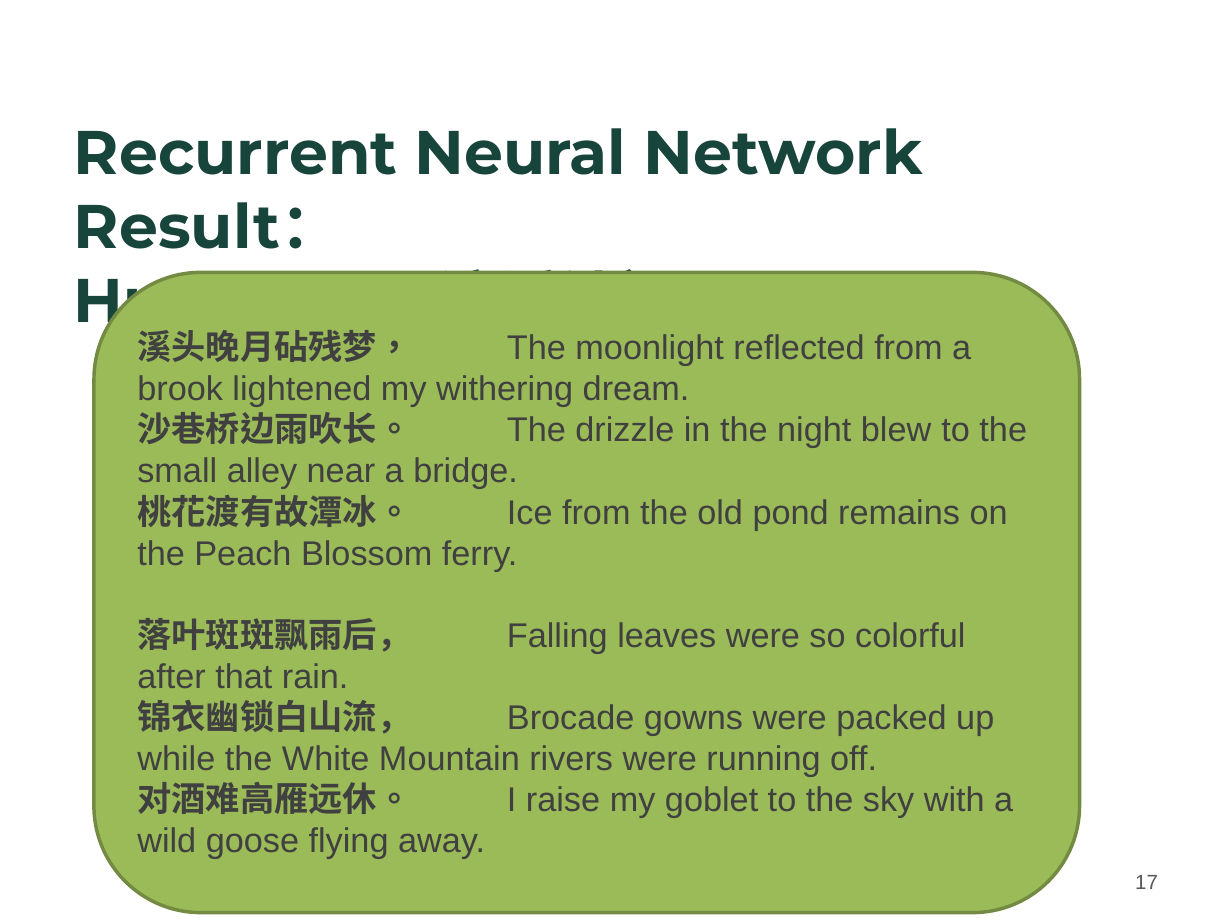
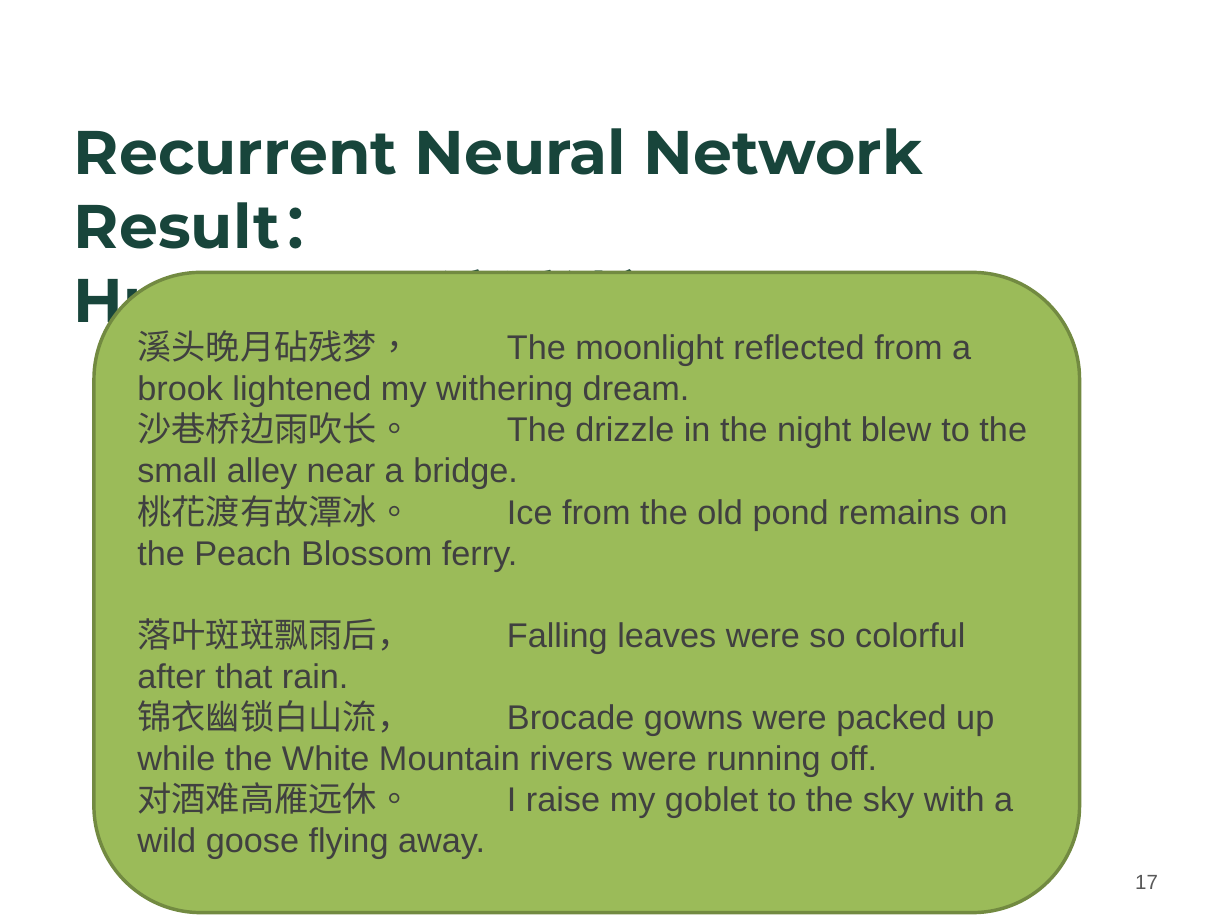
Before and after one commit to Strideradu/17spr_wang_zhu_du, a slide deck: slide 17 of Wei-GA.pptx. Drawn at 1232x924 pixels with LibreOffice and Linux fonts; fonts in the diff are those of the drawing; background and template pictures are left out. Boxes give left, top, right and bottom in pixels: in the first picture for what was removed or moved away, otherwise in the second. Text is boxed around its words. In the diff, an @@ line names an element or a change of style, - is before the commit and + after.

```diff
--- a/Wei-GA.pptx
+++ b/Wei-GA.pptx
@@ rounded rectangle "溪头晚月砧残梦， The moonlight reflected from ..." at (94,272,1079,913): font Arial to Noto Sans CJK SC, bold off in "溪头晚月砧残梦，", "沙巷桥边雨吹长。", "桃花渡有故潭冰。", "落叶斑斑飘雨后，" and 2 more places @@
```
Also in this commit, not shown: 8 other slides changed.
